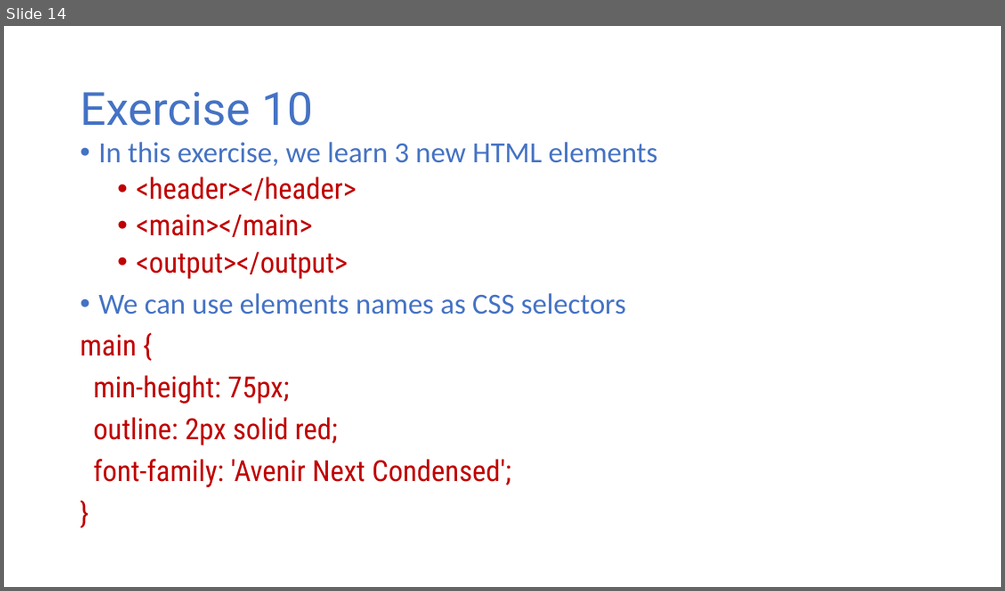
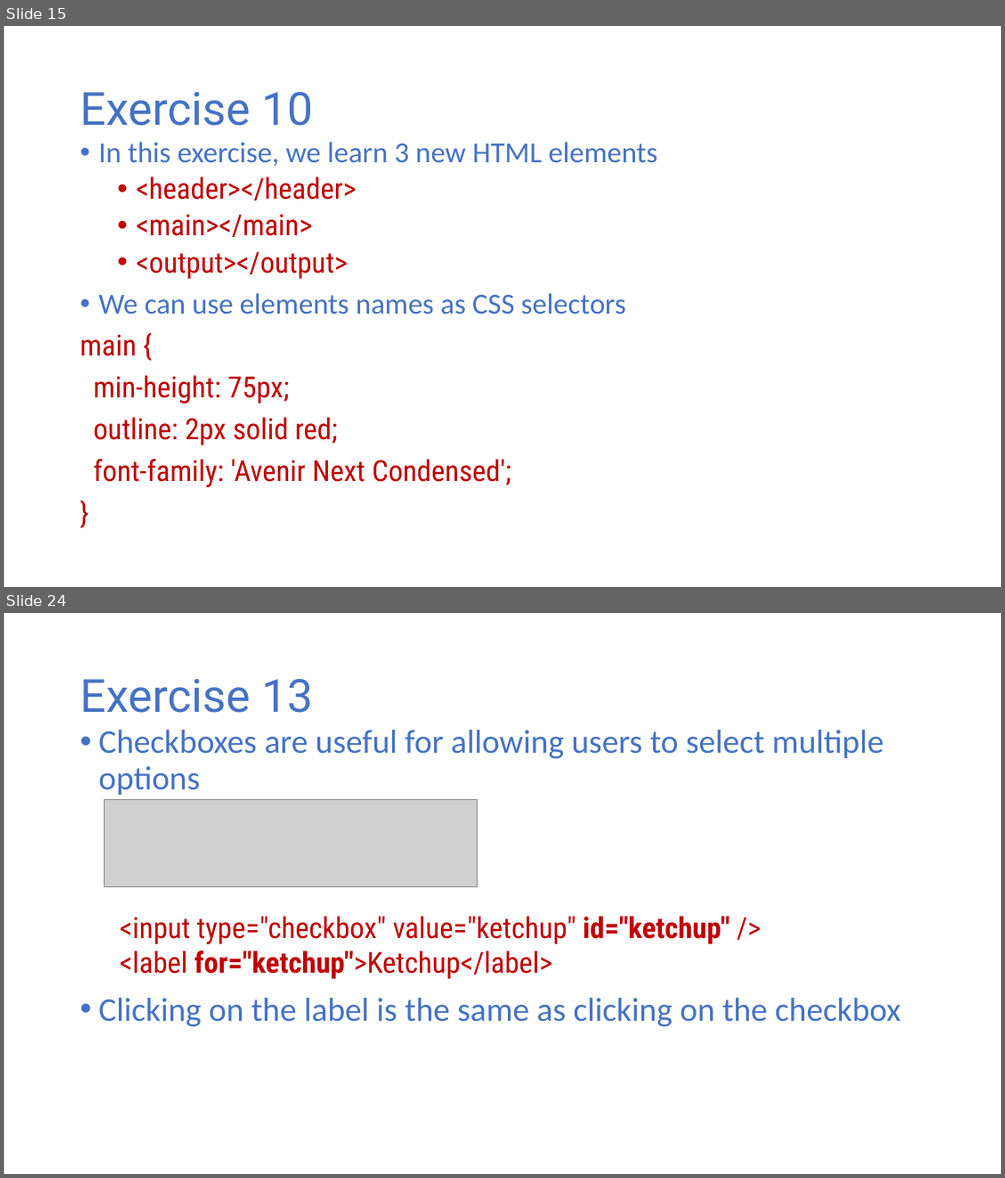
Before and after one commit to halbhelms/codingcareer, a slide deck: public/video-presentation/video-presentation.pptx. Shown one above the other, each under a label of ours: slide 14 before the commit, slides 15 and 24 after it; the slides between them are not shown. The pictures are 1005x591 and 1005x1178 pixels, drawn with LibreOffice and Linux fonts; fonts in the diff are those of the drawing; grey boxes stand for pictures. Boxes give left, top, right and bottom in pixels: in the first picture for what was removed or moved away, otherwise in the second. Text is boxed around its words. In the diff, an @@ line names an element or a change of style, - is before the commit and + after.

```diff
--- a/public/video-presentation/video-presentation.pptx
+++ b/public/video-presentation/video-presentation.pptx
@@ slide 24 added at <box>4,613,1001,1174</box>, background #FFFFFF @@
@@ title added at <box>80,679,313,713</box>, 44 pt, text #4472C4 @@
+Exercise 13
@@ text added at <box>98,730,900,1027</box>, 32 pt, text #4472C4 @@
+• Checkboxes are useful for allowing users to select multiple options
+• Clicking on the label is the same as clicking on the checkbox
@@ picture added at <box>105,799,477,887</box> @@
@@ text added at <box>120,916,729,979</box>, 28 pt, text #C00000 @@
+<input type="checkbox" value="ketchup" id="ketchup" />
+<label for="ketchup">Ketchup</label>
@@ what was slide 14 is now slide 15 @@
```
Also in this commit, not shown: 4 slides changed, 18 other slides added, 10 other files.
